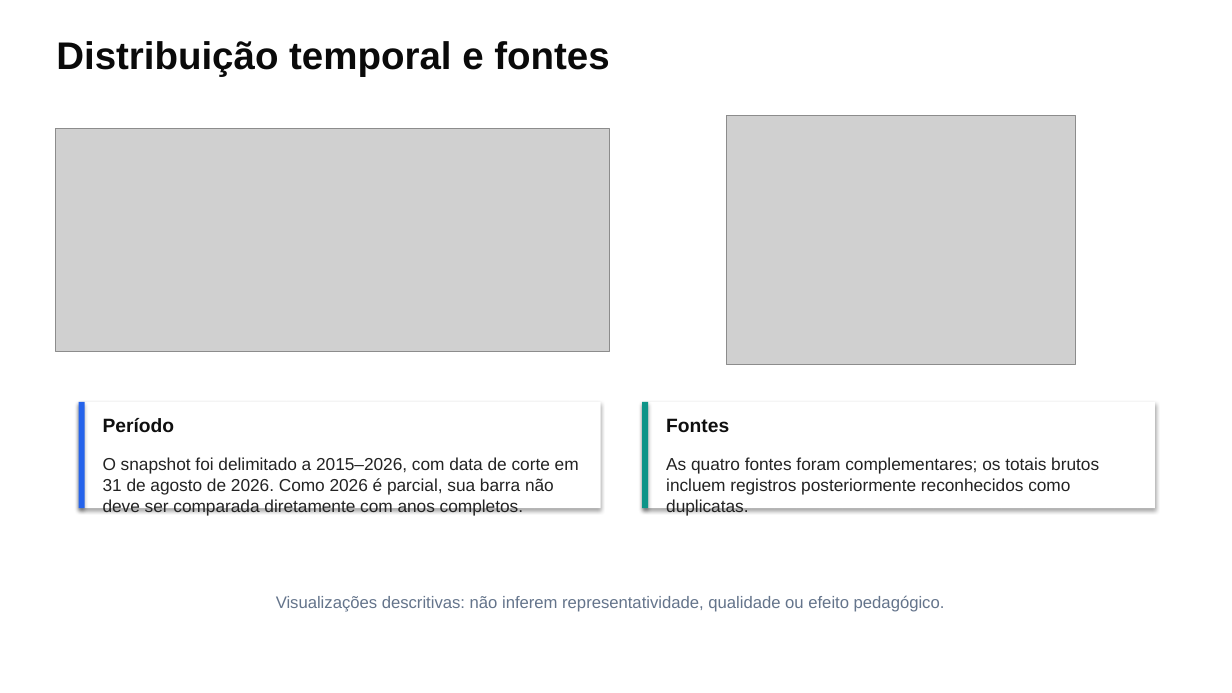
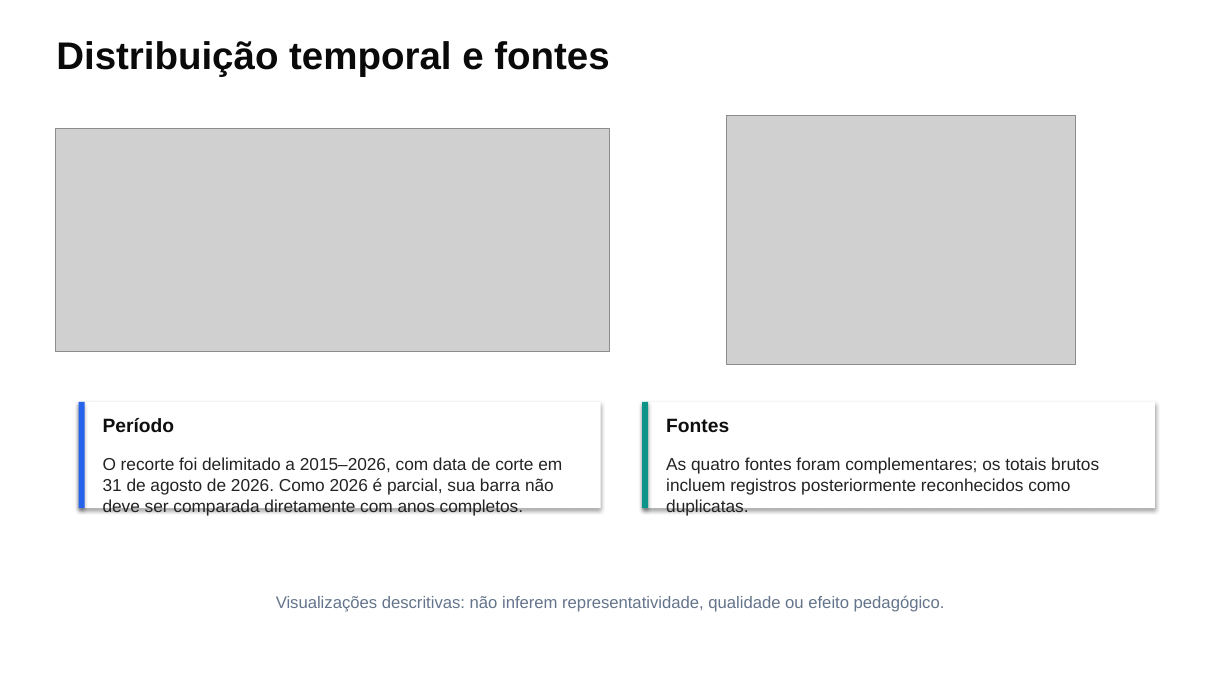
Before and after one commit to thalesfb/ccw, a slide deck: slide 11 of results/tcc/presentation/ensino_personalizado_de_matematica_tcc.pptx. Drawn at 1232x693 pixels with LibreOffice and Linux fonts; fonts in the diff are those of the drawing; grey boxes stand for pictures. Boxes give left, top, right and bottom in pixels: in the first picture for what was removed or moved away, otherwise in the second. Text is boxed around its words. In the diff, an @@ line names an element or a change of style, - is before the commit and + after.

Commit message:
:mag: fix(tcc): reconcile Study 8 scope and generated outputs
Keep Study 8 provisional until empirical eligibility and MMAT appraisal unit are adjudicated. Refresh evidence hashes, derived visualizations, reproducibility data, PDF, and editable deck.

```diff
--- a/results/tcc/presentation/ensino_personalizado_de_matematica_tcc.pptx
+++ b/results/tcc/presentation/ensino_personalizado_de_matematica_tcc.pptx
@@ text at bbox=[103, 457, 562, 516]: text changed @@
-O snapshot foi delimitado a 2015–2026, com data de corte em 31 de agosto de 2026. Como 2026 é parcial, sua barra não deve ser comparada diretamente com anos completos.
+O recorte foi delimitado a 2015–2026, com data de corte em 31 de agosto de 2026. Como 2026 é parcial, sua barra não deve ser comparada diretamente com anos completos.
```
Also in this commit, not shown: 3 other slides changed, 8 other files.
